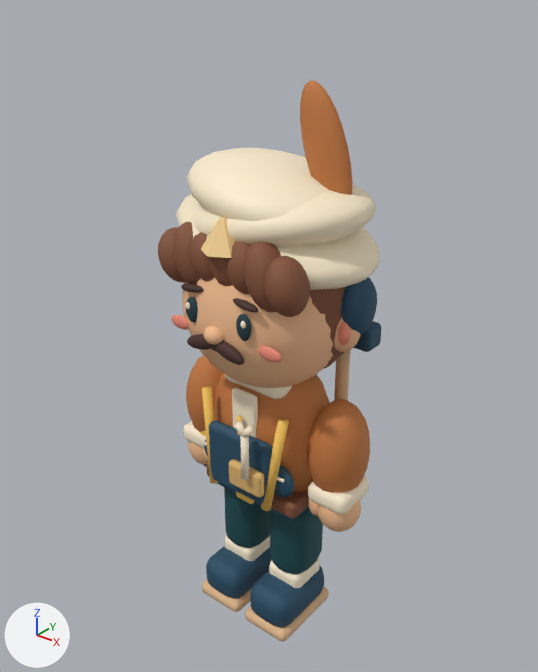
Renders of the Blender file art-source/main/baroque.blend from each side of a commit.
The view is the same before and after, from a 50 mm camera at (1.43, -1.81, 2.26) aimed at (-0.03, 0.01, 1.13). Every picture has the same lights, and +X, +Y and +Z are marked at lower left. The picture after the commit comes second.

Names of what the first picture shows: 'baroque_uniform'.
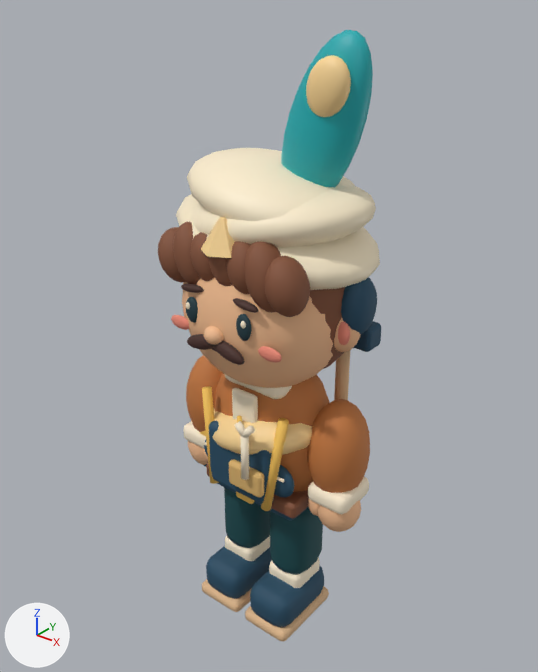
Changed parts and their boxes [x1, y1, x2, y2] in the pictures (538 x 672 px; the box of a moved part takes in the faces that stretch with it):
'baroque_uniform', reshaped (9% taller): before [158, 80, 381, 642]; after [158, 30, 381, 642]
part 1 of me_cube_029, added (beige): after [306, 55, 351, 117]
part 2 of me_cube_029, added (beige): after [208, 409, 313, 455]
part 3 of me_cube_029, moved or reshaped (not visible afterwards): before [348, 182, 353, 195]
part 4 of me_cube_029, recoloured: before [300, 80, 353, 195]; after [281, 30, 373, 187]

Patch to the scene script:
```diff
--- a/art-source/main/baroque.blend.py
+++ b/art-source/main/baroque.blend.py
@@ mat_peacock_plume @@
+mat_peacock_plume = principled_material('Peacock plume')
+mat_peacock_plume.base_color = (0.01, 0.42, 0.45)  # cyan #19adb3
@@ me_cube_029 @@
 # used by ob_baroque_uniform; location = (0.0, 0.0, 0.0)
-me_cube_029.from_pydata(...)  # 15807 vertices, 17364 faces; spans x -0.39..0.39, y -0.32..0.29, z 0.0..1.98
+me_cube_029.from_pydata(...)  # 16251 vertices, 17844 faces; spans x -0.39..0.39, y -0.32..0.29, z 0.0..2.12
+# me_cube_029 part 1: the loose piece of 222 vertices spanning x 0.08..0.26, y -0.01..0.08, z 1.6..1.98 is copied, and the copy is multiplied about its middle by the matrix ((0.773, 0.0, 0.408), (0.0, 0.929, 0.0), (-0.423, 0.0, 0.275)), then moved by (0.04, -0.06, 0.19), in mat_silk_trim (beige #fdd897); it spans x 0.14..0.28, y -0.06..0.01, z 1.9..2.06
+# me_cube_029 part 2: the loose piece of 222 vertices spanning x -0.12..0.01, y -0.31..-0.27, z 1.19..1.25 is copied, and the copy is scaled about its middle by (3.68, 9.45, 3.51), then moved by (0.05, 0.25, -0.4), in mat_silk_trim (beige #fdd897); it spans x -0.24..0.24, y -0.23..0.15, z 0.72..0.92
+# me_cube_029 part 3
+# 1 vertex is removed from x 0.26, y 0.04, z 1.67
+# 8 faces are deleted
+# 3 vertices in x 0.25, y 0.03..0.04, z 1.61 move by (-0.15, 0.0, -0.01)
+# 3 vertices in x 0.09, y 0.03..0.04, z 1.97 move by (0.13, 0.0, 0.15)
+# 215 vertices move from x 0.08..0.26, y -0.01..0.08, z 1.6..1.98 to x 0.01..0.31, y -0.04..0.11, z 1.6..2.12
+# 1 vertex is added at (0.01, 0.04, 1.7)
+# 8 new faces join them, mat_peacock_plume (cyan #19adb3)
+# me_cube_029 part 4: 232 faces spanning x 0.01..0.31, y -0.04..0.11, z 1.6..2.12 switch from mat_workblue (orange #c4793f) to mat_peacock_plume (cyan #19adb3)
 me_cube_029.materials.append(mat_cream)
```
